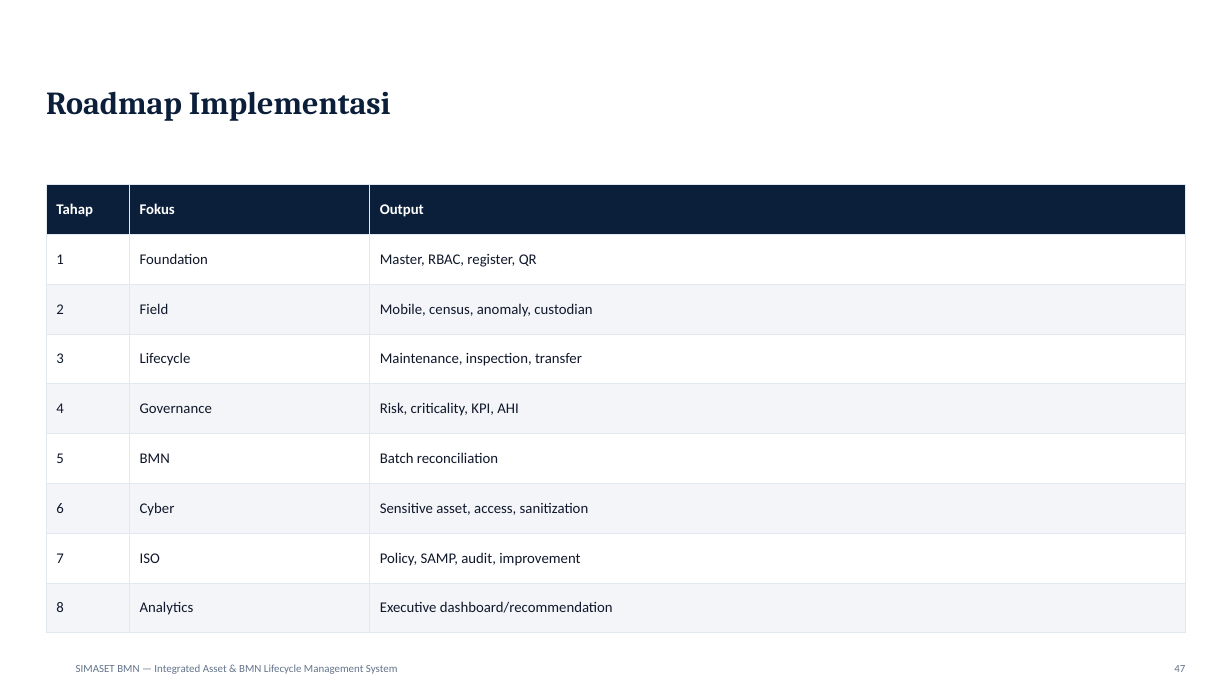
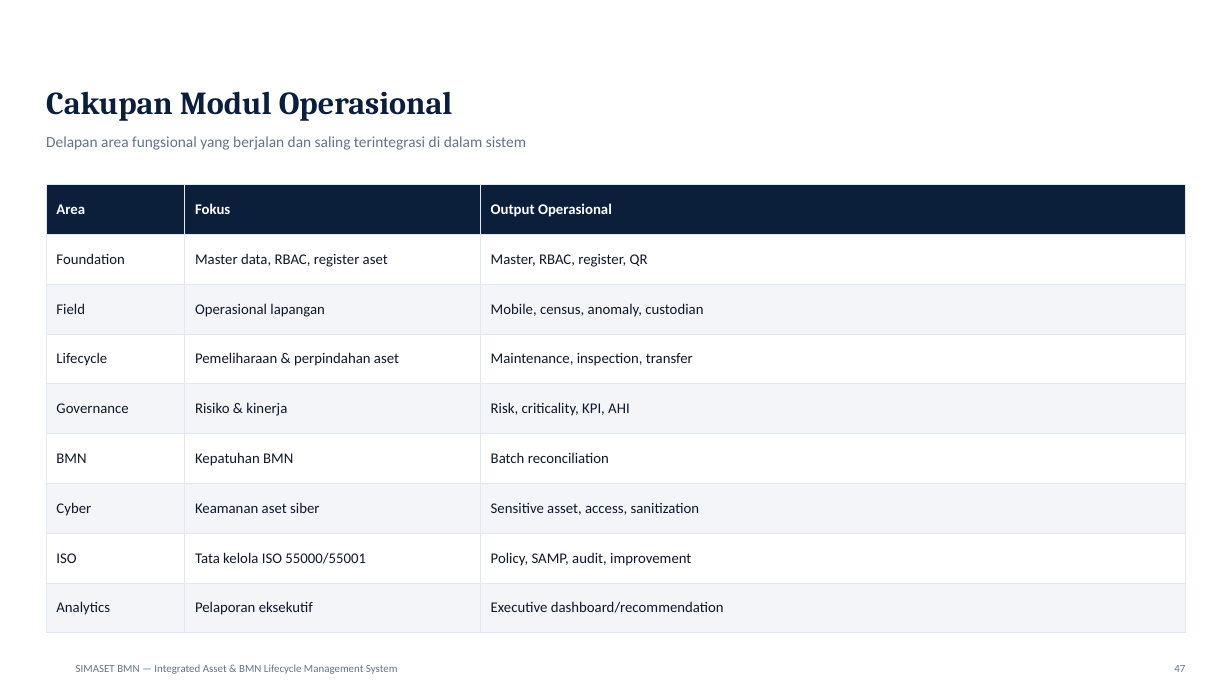
Before and after one commit to DrOsmond-STU/asetmanajemen, a slide deck: slide 48 of docs/SIMASET-BMN-Presentasi.pptx. Drawn at 1232x693 pixels with LibreOffice and Linux fonts; fonts in the diff are those of the drawing; background and template pictures are left out. Boxes give left, top, right and bottom in pixels: in the first picture for what was removed or moved away, otherwise in the second. Text is boxed around its words. In the diff, an @@ line names an element or a change of style, - is before the commit and + after.

```diff
--- a/docs/SIMASET-BMN-Presentasi.pptx
+++ b/docs/SIMASET-BMN-Presentasi.pptx
@@ text at (46, 91, 453, 121): text changed @@
-Roadmap Implementasi
+Cakupan Modul Operasional
@@ text added at (46, 136, 526, 150), 12 pt, text #64748B @@
+Delapan area fungsional yang berjalan dan saling terintegrasi di dalam sistem
@@ table at (46, 185, 1186, 633) @@
-row 1, column 1: Tahap
+row 1, column 1: Area
-row 1, column 3: Output
+row 1, column 3: Output Operasional
-row 2, column 1: 1
+row 2, column 1: Foundation
-row 2, column 2: Foundation
+row 2, column 2: Master data, RBAC, register aset
-row 3, column 1: 2
+row 3, column 1: Field
-row 3, column 2: Field
+row 3, column 2: Operasional lapangan
-row 4, column 1: 3
+row 4, column 1: Lifecycle
-row 4, column 2: Lifecycle
+row 4, column 2: Pemeliharaan & perpindahan aset
-row 5, column 1: 4
+row 5, column 1: Governance
-row 5, column 2: Governance
+row 5, column 2: Risiko & kinerja
-row 6, column 1: 5
+row 6, column 1: BMN
-row 6, column 2: BMN
+row 6, column 2: Kepatuhan BMN
-row 7, column 1: 6
+row 7, column 1: Cyber
-row 7, column 2: Cyber
+row 7, column 2: Keamanan aset siber
-row 8, column 1: 7
+row 8, column 1: ISO
-row 8, column 2: ISO
+row 8, column 2: Tata kelola ISO 55000/55001
-row 9, column 1: 8
+row 9, column 1: Analytics
-row 9, column 2: Analytics
+row 9, column 2: Pelaporan eksekutif
```
Also in this commit, not shown: 22 other slides changed, 4 other files.
